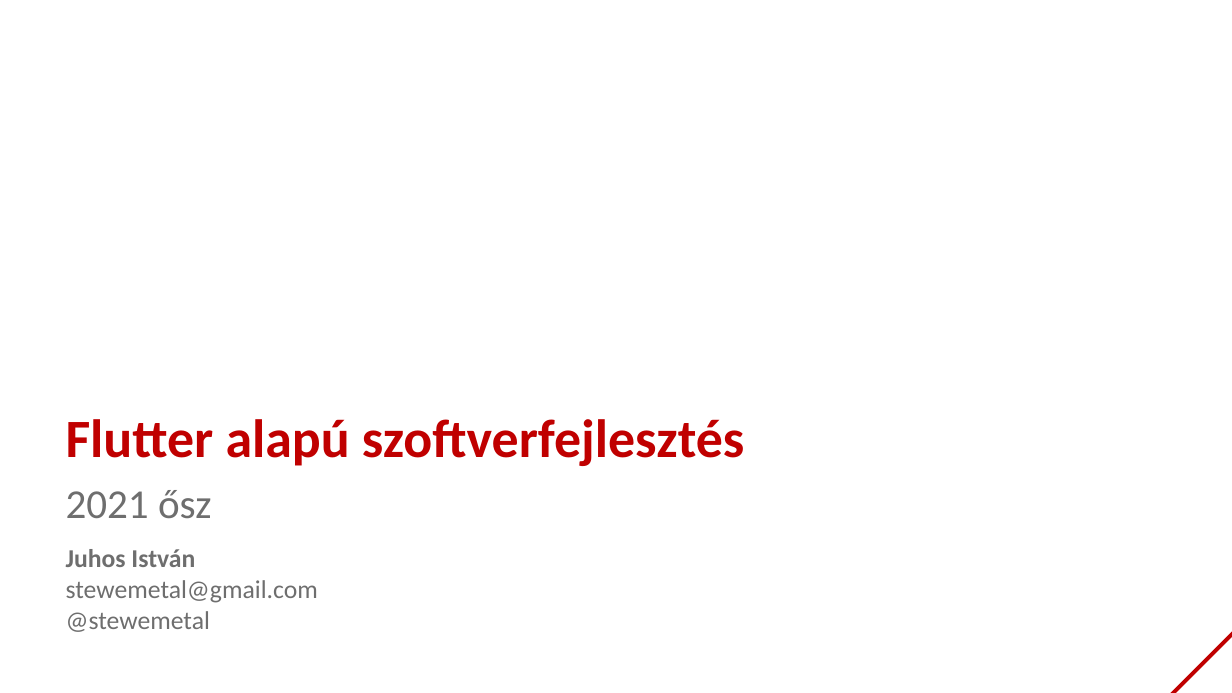
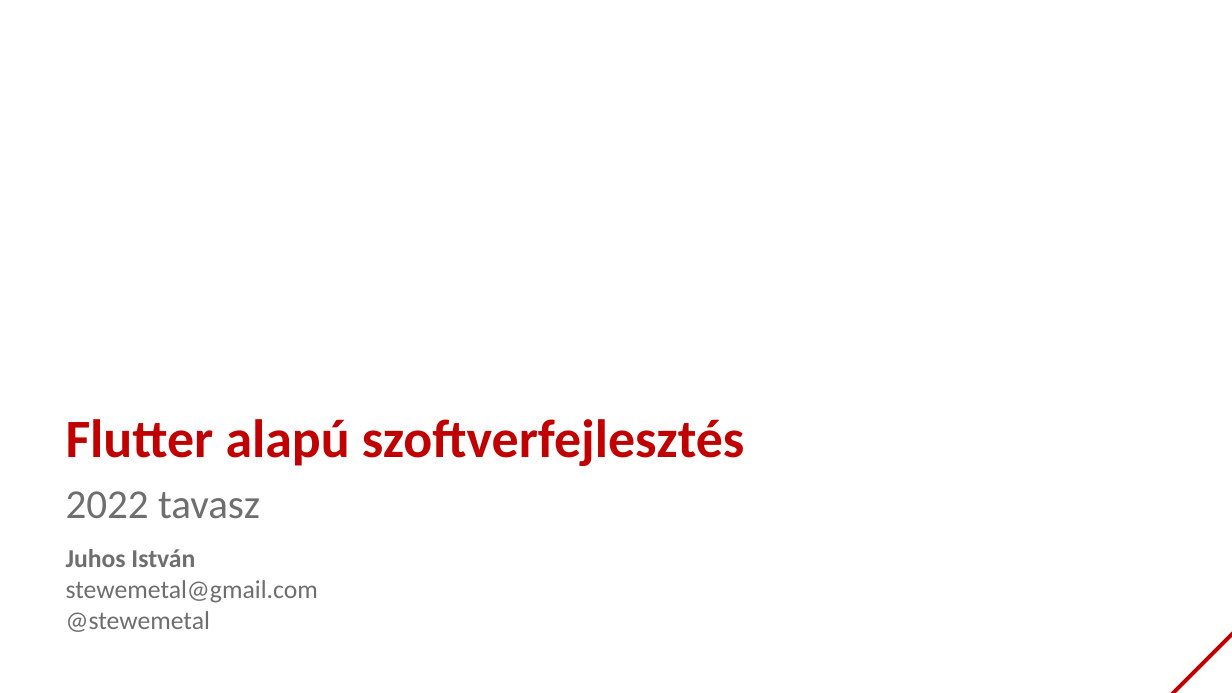
Before and after one commit to bmeaut/VIAUAV45, a slide deck: slide 1 of extras/lecture_03_2021.pptx. Drawn at 1232x693 pixels with LibreOffice and Linux fonts; fonts in the diff are those of the drawing; background and template pictures are left out. Boxes give left, top, right and bottom in pixels: in the first picture for what was removed or moved away, otherwise in the second. Text is boxed around its words. In the diff, an @@ line names an element or a change of style, - is before the commit and + after.

Commit message:
Update lecture_03_2021.pptx for 2021222

```diff
--- a/extras/lecture_03_2021.pptx
+++ b/extras/lecture_03_2021.pptx
@@ text at box(66, 491, 260, 519): text changed @@
-2021 ősz
+2022 tavasz
```
